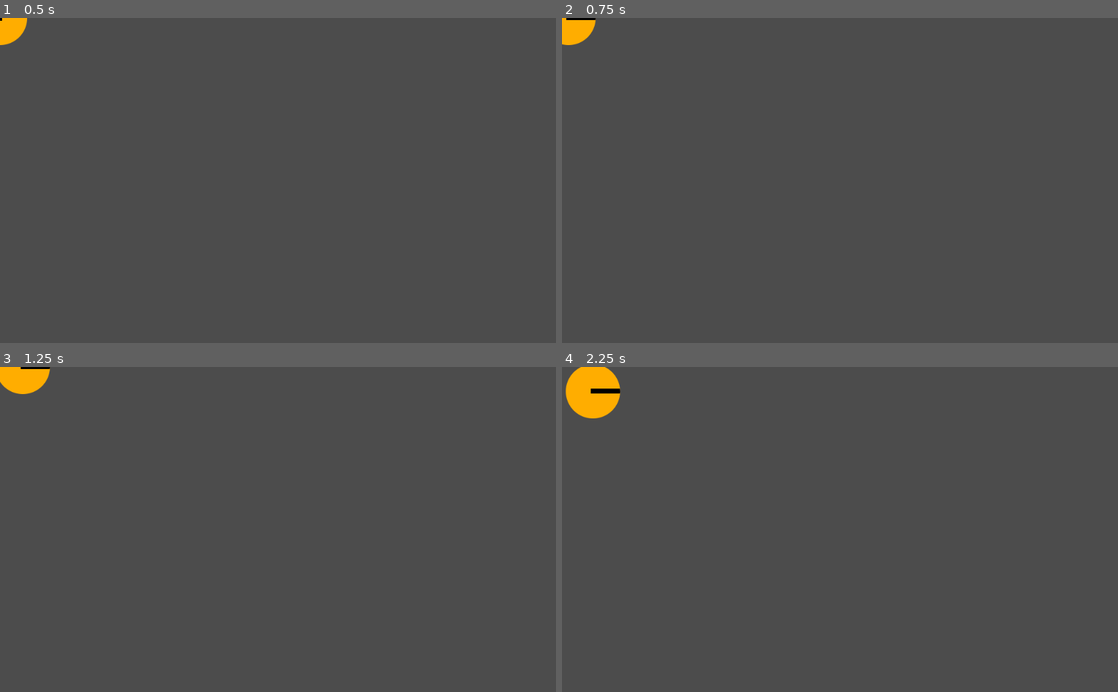
Above: before the commit, frames 1-4 (two rows, left to right).
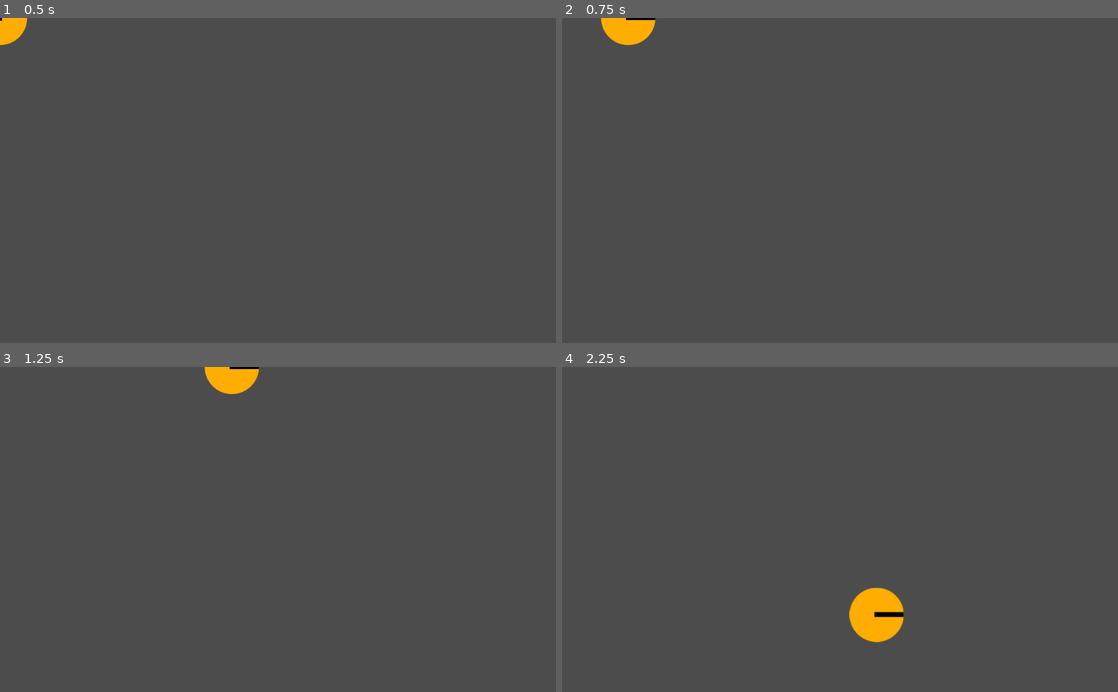
Above: after the commit, the same moments.

Repository: Charidan/Kleptochron
Game: Godot game, scene res://scenes/Character.tscn
Same seed, same stepped clock (60 frames per second), same inputs: the game is played once before the commit and once after it.
Inputs:
- Up to frame 1 (0.5 s): no input
- Up to frame 2 (0.75 s): tap Enter at 0.5 s; hold Right (ui_right) from 0.53 s (still down)
- Up to frame 3 (1.25 s): keep holding Right (ui_right)
- Up to frame 4 (2.25 s): release Right (ui_right) at 1.28 s; hold Down (ui_down) 1.28-2.03 s; hold Right (ui_right) from 2.03 s (still down)

Frame 1 is identical in both runs. In frame 2, 1.1% of the frame differs, in the area x 0-17%, y 0-9%; in frame 3, 1.3%; in frame 4, 2.6%, in the area x 0-62%, y 0-85%.

Commit message:
Collision now works. Using the move and slide method.

Diff:
--- a/scripts/Character.gd
+++ b/scripts/Character.gd
@@ -2,7 +2,7 @@
 signal hit
 
 #export (int)
-var speed = 1
+var speed = 10
 
 var rotation_dir = 0
 
@@ -22,6 +22,7 @@
 		velocity.y -= 1
 	if velocity.length() > 0:
 		velocity = velocity.normalized() * speed
+		velocity = move_and_slide(velocity)
 		look_at(position - velocity)
 	position += velocity
 
